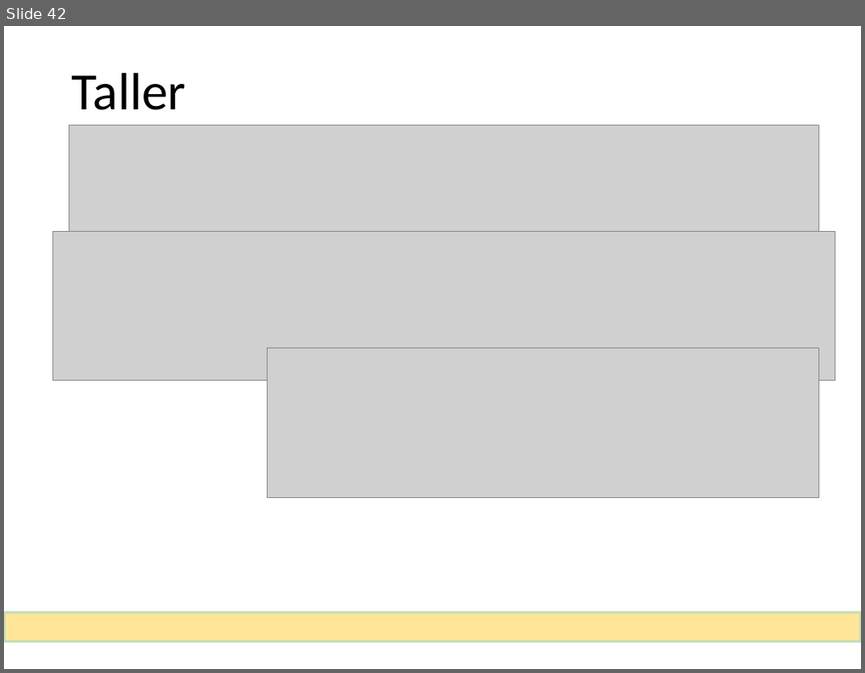
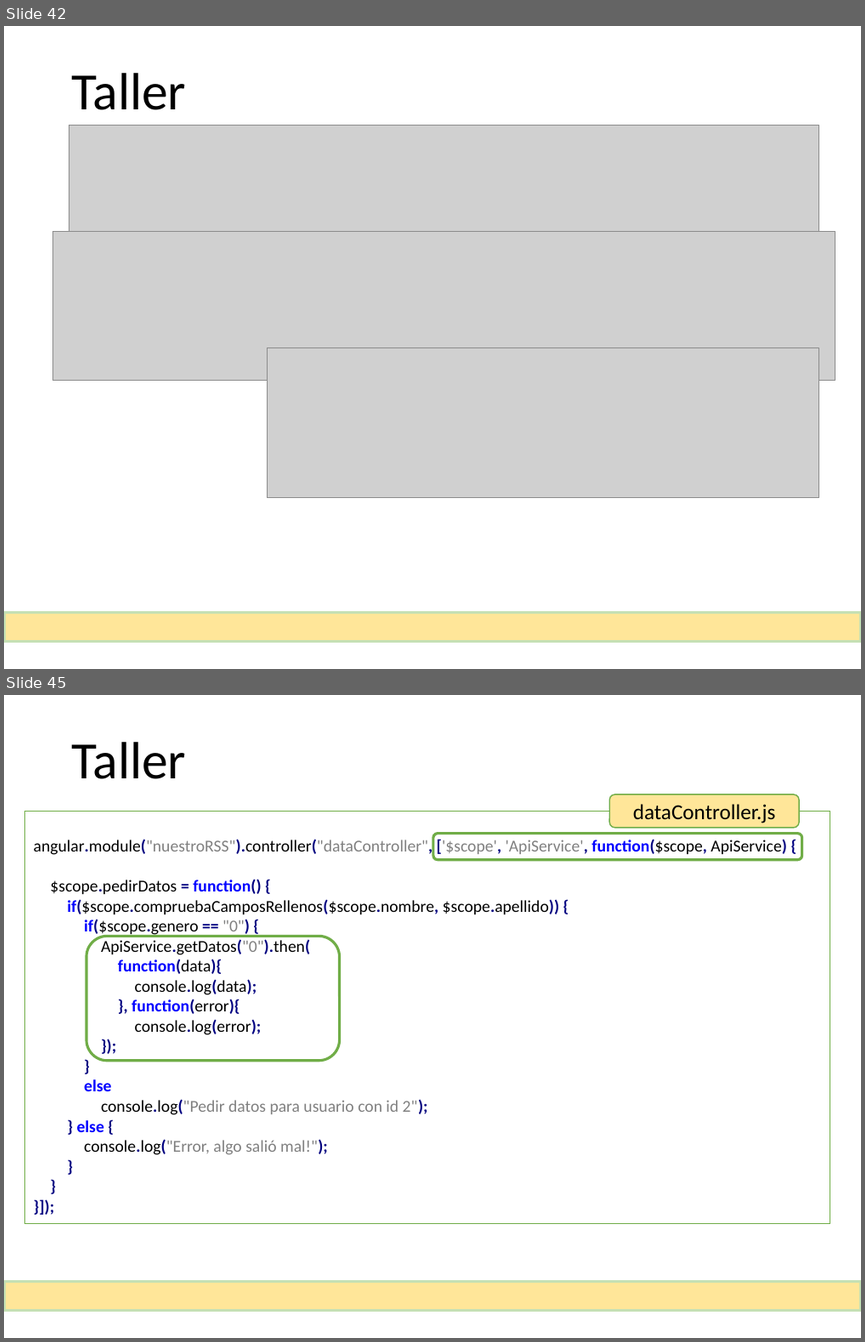
Before and after one commit to MarcosGinel/rss, a slide deck: documentacion/Taller de AngularJS.pptx. Shown one above the other, each under a label of ours: slide 42 before the commit, slides 42 and 45 after it; the slides between them are not shown. The pictures are 865x673 and 865x1342 pixels, drawn with LibreOffice and Linux fonts; fonts in the diff are those of the drawing; grey boxes stand for pictures. Boxes give left, top, right and bottom in pixels: in the first picture for what was removed or moved away, otherwise in the second. Text is boxed around its words. In the diff, an @@ line names an element or a change of style, - is before the commit and + after.

Commit message:
ApiService

```diff
--- a/documentacion/Taller de AngularJS.pptx
+++ b/documentacion/Taller de AngularJS.pptx
@@ slide 45 added at [4,695,861,1338], background #FFFFFF @@
@@ title added at [71,742,186,779], 44 pt, text #000000 @@
+Taller
@@ rounded rectangle added at [610,794,799,828], fill #FFE699, outline #70AD47 1 pt, 18 pt, text #000000 @@
+dataController.js
@@ rectangle added at [25,811,831,1223], fill #FFFFFF, outline #70AD47 0.75 pt, 14 pt, text #000000 @@
+angular.module("nuestroRSS").controller("dataController", ['$scope', 'ApiService', function($scope, ApiService) {
+$scope.pedirDatos = function() {
+if($scope.compruebaCamposRellenos($scope.nombre, $scope.apellido)) {
+if($scope.genero == "0") {
+ApiService.getDatos("0").then(
+function(data){
+console.log(data);
+}, function(error){
+console.log(error);
+});
+}
+else
+console.log("Pedir datos para usuario con id 2");
+} else {
+console.log("Error, algo salió mal!");
+}
+}
+}]);
@@ rounded rectangle added at [433,833,801,860], outline #70AD47 2.25 pt @@
@@ rounded rectangle added at [86,936,339,1060], outline #70AD47 2.25 pt @@
@@ rectangle added at [4,1281,860,1310], fill #FFE699, outline #C5E0B4 2.25 pt @@
```
Also in this commit, not shown: 3 slides changed, 5 other slides added, 4 other files.
